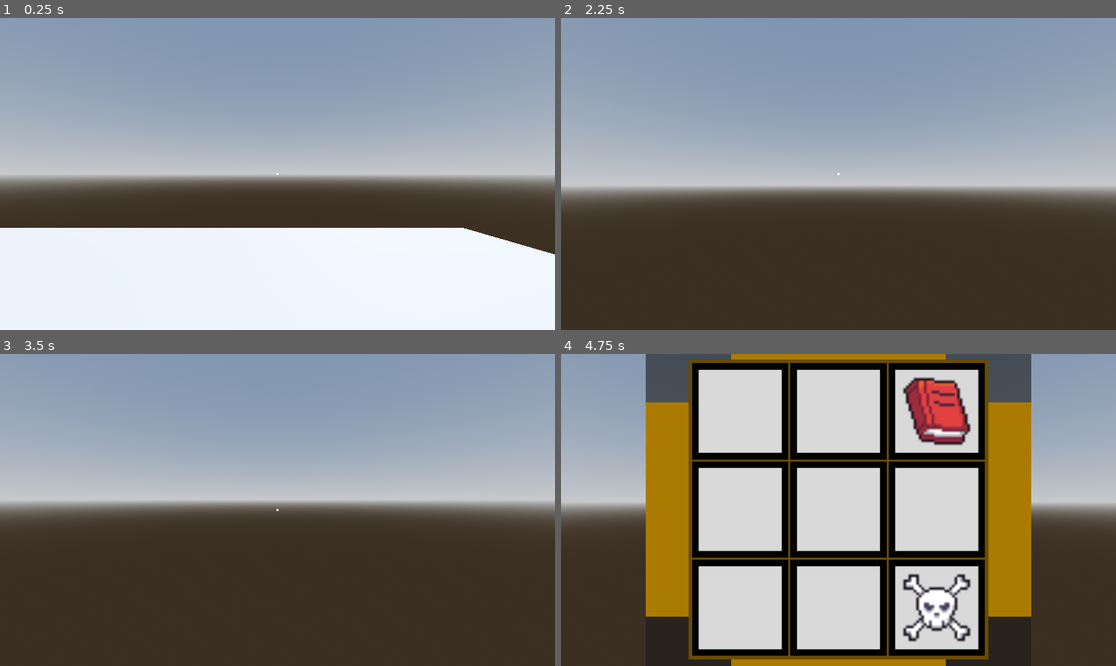
Above: before the commit, frames 1-4 (two rows, left to right).
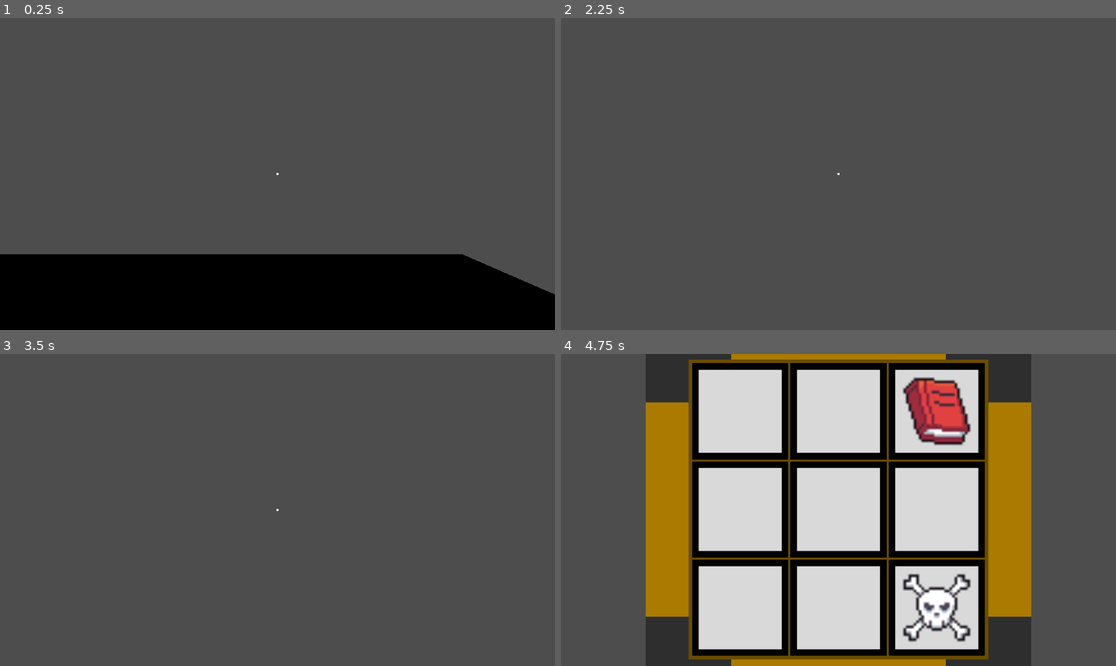
Above: after the commit, the same moments.

Repository: NicolasReelingB/Paramojuego
Game: Godot game, scene res://main.tscn
Same seed, same stepped clock (60 frames per second), same inputs: the game is played once before the commit and once after it.
Inputs (mouse positions are in pixels of both pictures, inside the frame that each line leads up to):
- Up to frame 1 (0.25 s): no input
- Up to frame 2 (2.25 s): tap Enter (ui_accept) at 0.5, 0.77, 1.52 s; move the mouse to (866, 174) at 0.52 s; hold W (forward) from 0.53 s (still down); tap E (interact) at 0.6, 1.35, 2.1 s; click (866, 174) at 0.67 s; move the mouse to (810, 174) at 1.27 s; move the mouse to (849, 167) at 2.02 s
- Up to frame 3 (3.5 s): keep holding W (forward); tap Enter (ui_accept) at 2.75, 3.02 s; move the mouse to (271, 516) at 2.77 s; tap E (interact) at 2.85 s; click (271, 516) at 2.92 s
- Up to frame 4 (4.75 s): tap Enter (ui_accept) at 3.5, 3.77, 4.52 s; move the mouse to (877, 513) at 3.52 s; tap E (interact) at 3.6, 4.35 s; tap Tab (inventory) at 4.15 s; move the mouse to (738, 410) at 4.27 s; release W (forward) at 4.28 s; hold A (left) from 4.28 s (still down); click (738, 410) at 4.42 s

The runs differ from the first frame. In frame 1, 97% of the frame differs, in the area x 0-100%, y 0-100%; in frame 2, 97%; in frame 3, 97%; in frame 4, 32%.

Commit message:
PickUp
Item pickup implemented

Diff:
--- a/InteractableItems/pick_up_item.gd
+++ b/InteractableItems/pick_up_item.gd
@@ -1,16 +1,29 @@
 extends RigidBody3D
+
+signal killItem()
 
 @export var slot_data: SlotData
 
 @onready var sprite_3d: Sprite3D = $Sprite3D
 
+@onready var player: CharacterBody3D = $"../Player"
+
+
 func _ready() -> void:
 	sprite_3d.texture = slot_data.item_data.texture
+
 
 func _physics_process(delta: float) -> void:
 	sprite_3d.rotate_y(delta)
 
 
 func _on_area_3d_body_entered(body):
-	if body.inventory_data.pick_up_item(slot_data):
-		queue_free()
+	pass
+	#if body.inventory_data.pick_up_item(slot_data):
+	#	queue_free()
+
+
+
+
+func _on_input_event(camera, event, position, normal, shape_idx):
+	pass # Replace with function body.
--- a/InteractableItems/pick_up_item.tscn
+++ b/InteractableItems/pick_up_item.tscn
@@ -1,12 +1,14 @@
-[gd_scene load_steps=4 format=3 uid="uid://bqqsvaw7dr2gt"]
+[gd_scene load_steps=5 format=3 uid="uid://bqqsvaw7dr2gt"]
 
 [ext_resource type="Texture2D" uid="uid://uimte1ccbad" path="res://Inventory/Items/item_atlas.tres" id="1_abajd"]
 [ext_resource type="Script" path="res://InteractableItems/pick_up_item.gd" id="1_htkqg"]
 
-[sub_resource type="SphereShape3D" id="SphereShape3D_3fipy"]
+[sub_resource type="SphereShape3D" id="SphereShape3D_bcn0n"]
+
+[sub_resource type="SphereShape3D" id="SphereShape3D_23b7t"]
 
 [node name="PickUpItem" type="RigidBody3D"]
-collision_layer = 0
+collision_layer = 4
 lock_rotation = true
 script = ExtResource("1_htkqg")
 
@@ -17,15 +19,16 @@
 
 [node name="CollisionShape3D" type="CollisionShape3D" parent="."]
 transform = Transform3D(1.068, 0, 0, 0, 1.222, 0, 0, 0, 1, 0, 0, 0)
-shape = SubResource("SphereShape3D_3fipy")
+shape = SubResource("SphereShape3D_bcn0n")
 
 [node name="Area3D" type="Area3D" parent="."]
-collision_layer = 0
-collision_mask = 2
+collision_layer = 4
+collision_mask = 4
 
 [node name="CollisionShape3D2" type="CollisionShape3D" parent="Area3D"]
-transform = Transform3D(0.735416, 0, 0, 0, 0.841467, 0, 0, 0, 0.688379, 0, 0, 0)
-shape = SubResource("SphereShape3D_3fipy")
+transform = Transform3D(1.068, 0, 0, 0, 1.222, 0, 0, 0, 1, 0, 0, 0)
+shape = SubResource("SphereShape3D_23b7t")
 
+[connection signal="input_event" from="." to="." method="_on_input_event"]
 [connection signal="body_entered" from="Area3D" to="." method="_on_area_3d_body_entered"]
 [connection signal="input_event" from="Area3D" to="." method="_on_area_3d_input_event"]
--- a/Inventory/inventory_data.gd
+++ b/Inventory/inventory_data.gd
@@ -32,6 +32,15 @@
 
 	return false
 
+func add_item(slot_data: SlotData) -> bool:
+	for index in slot_datas.size():
+		if slot_datas[index] == null:
+			slot_datas[index] = slot_data
+			inventory_updated.emit(self)
+			return true
+
+	return false
+
 func on_slot_clicked(index: int, button: int) -> void:
 	#print("inventory")
 	inventory_interact.emit(self, index, button)
--- a/main.tscn
+++ b/main.tscn
@@ -1,8 +1,8 @@
-[gd_scene load_steps=17 format=3 uid="uid://c62ldlsgljhkl"]
+[gd_scene load_steps=14 format=3 uid="uid://c62ldlsgljhkl"]
 
 [ext_resource type="Script" path="res://main.gd" id="1_1wylg"]
 [ext_resource type="PackedScene" uid="uid://b0mrxpk86n77w" path="res://player.tscn" id="1_racbl"]
-[ext_resource type="PackedScene" uid="uid://cu0hn35aqmdbp" path="res://Inventory/Inventory.tscn" id="2_2hs6j"]
+[ext_resource type="PackedScene" uid="uid://cu0hn35aqmdbp" path="res://Inventory/inventory.tscn" id="2_2hs6j"]
 [ext_resource type="Resource" uid="uid://by1ga4r2ofron" path="res://inventory_struct.tres" id="2_cg8pp"]
 [ext_resource type="Script" path="res://Inventory/inventory_interface.gd" id="4_mussi"]
 [ext_resource type="PackedScene" uid="uid://ddmfdforhtkwd" path="res://InteractableItems/rock.tscn" id="4_od1x5"]
@@ -10,19 +10,6 @@
 [ext_resource type="Resource" uid="uid://cvldb6ktcl117" path="res://Inventory/Items/Codex.tres" id="6_cjb75"]
 [ext_resource type="PackedScene" uid="uid://bx61q63sq6dsd" path="res://Inventory/slot.tscn" id="6_i7q6t"]
 [ext_resource type="Script" path="res://Inventory/slot_data.gd" id="7_k07ju"]
-
-[sub_resource type="ProceduralSkyMaterial" id="ProceduralSkyMaterial_7tgkt"]
-sky_horizon_color = Color(0.64625, 0.65575, 0.67075, 1)
-ground_horizon_color = Color(0.64625, 0.65575, 0.67075, 1)
-
-[sub_resource type="Sky" id="Sky_hihia"]
-sky_material = SubResource("ProceduralSkyMaterial_7tgkt")
-
-[sub_resource type="Environment" id="Environment_yipfy"]
-background_mode = 2
-sky = SubResource("Sky_hihia")
-tonemap_mode = 2
-glow_enabled = true
 
 [sub_resource type="PlaneMesh" id="PlaneMesh_0d711"]
 size = Vector2(20, 20)
@@ -36,13 +23,6 @@
 
 [node name="Main" type="Node"]
 script = ExtResource("1_1wylg")
-
-[node name="WorldEnvironment" type="WorldEnvironment" parent="."]
-environment = SubResource("Environment_yipfy")
-
-[node name="DirectionalLight3D" type="DirectionalLight3D" parent="."]
-transform = Transform3D(-0.866025, -0.433013, 0.25, 0, 0.5, 0.866025, -0.5, 0.75, -0.433013, 0, 0, 0)
-shadow_enabled = true
 
 [node name="Ground" type="MeshInstance3D" parent="."]
 transform = Transform3D(1, 0, 0, 0, 1, 0, 0, 0, 1, -2.84155, -0.902787, 2.11434)
--- a/player.gd
+++ b/player.gd
@@ -15,7 +15,6 @@
 
 func _ready() -> void:
 	Input.mouse_mode = Input.MOUSE_MODE_CAPTURED
-
 
 func _unhandled_input(event: InputEvent) -> void:
 	if event is InputEventMouseMotion:
@@ -57,4 +56,8 @@
 
 func interact() -> void:
 	if interact_ray.is_colliding():
-		print("interact with ", interact_ray.get_collider())
+		var interactedItem = interact_ray.get_collider().slot_data
+		if interactedItem is SlotData:
+			if inventory_data.add_item(interactedItem):
+				print("Test3")
+				interact_ray.get_collider().queue_free()
--- a/player.tscn
+++ b/player.tscn
@@ -1,25 +1,20 @@
-[gd_scene load_steps=4 format=3 uid="uid://b0mrxpk86n77w"]
+[gd_scene load_steps=3 format=3 uid="uid://b0mrxpk86n77w"]
 
 [ext_resource type="Script" path="res://player.gd" id="1_55b5q"]
-
-[sub_resource type="CapsuleMesh" id="CapsuleMesh_wyt05"]
 
 [sub_resource type="CapsuleShape3D" id="CapsuleShape3D_2cf3a"]
 
 [node name="Player" type="CharacterBody3D"]
-collision_layer = 2
+collision_layer = 3
+collision_mask = 3
 script = ExtResource("1_55b5q")
-
-[node name="MeshInstance3D" type="MeshInstance3D" parent="."]
-transform = Transform3D(1, 0, 0, 0, 1, 0, 0, 0, 1, 0, 1, 0)
-mesh = SubResource("CapsuleMesh_wyt05")
 
 [node name="CollisionShape3D" type="CollisionShape3D" parent="."]
 transform = Transform3D(1, 0, 0, 0, 1, 0, 0, 0, 1, 0, 1, 0)
 shape = SubResource("CapsuleShape3D_2cf3a")
 
 [node name="Camera3D" type="Camera3D" parent="."]
-transform = Transform3D(1, 0, 0, 0, 1, 0, 0, 0, 1, 0, 1.5, 0)
+transform = Transform3D(1, 0, 0, 0, 1, 0, 0, 0, 1, 0, 2.53256, 0)
 
 [node name="InteractRay" type="RayCast3D" parent="Camera3D"]
 target_position = Vector3(0, 0, -2.5)
